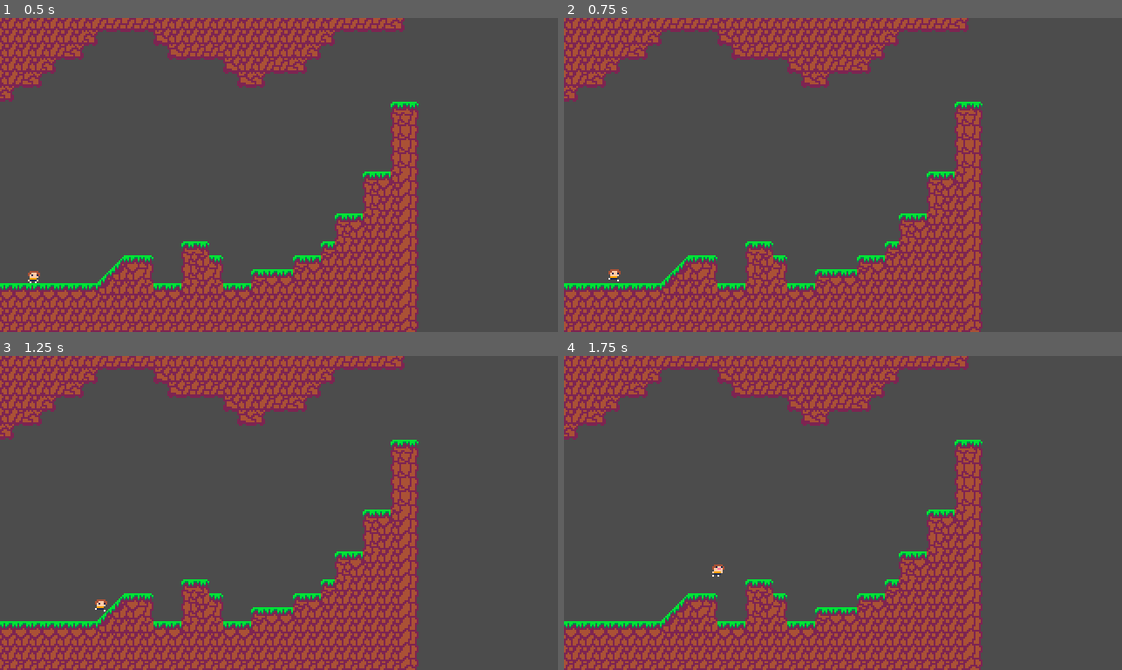
Above: before the commit, frames 1-4 (two rows, left to right).
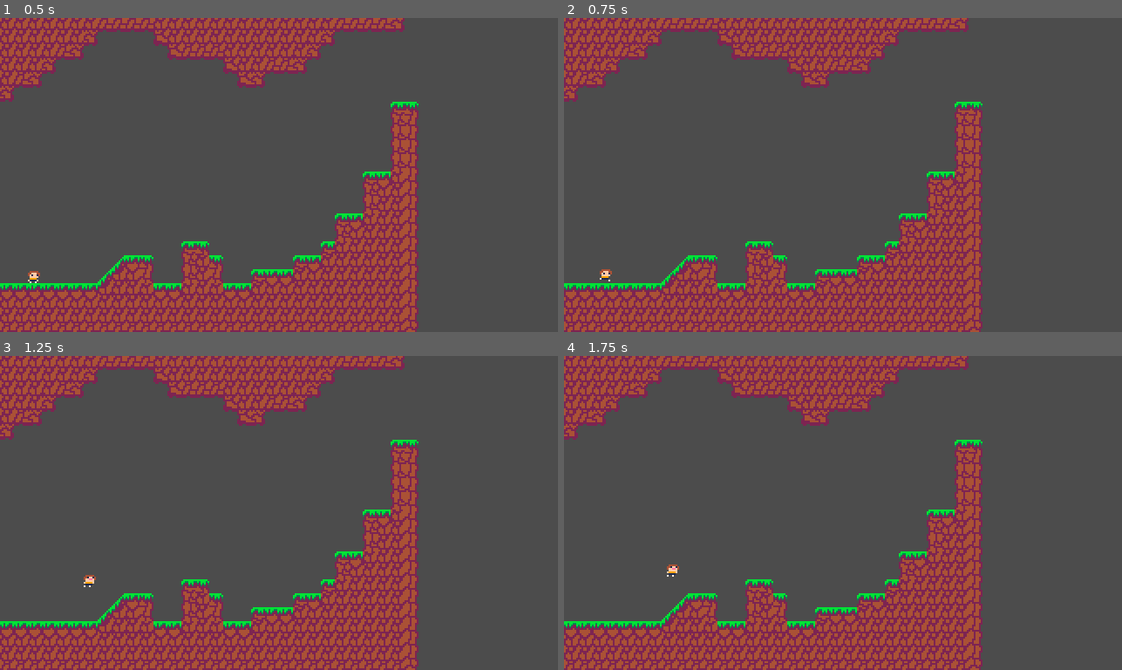
Above: after the commit, the same moments.

Repository: PrimedPixel/ProgrammingProject
Game: Godot game, scene res://DebugRoom.tscn
Two runs of this game, one before a commit and one after it. Both use one fixed random seed, a clock stepped at 60 frames per second and the inputs below.
Inputs:
- Up to frame 1 (0.5 s): no input
- Up to frame 2 (0.75 s): tap Enter at 0.5 s; hold Right (ui_right) from 0.53 s (still down); tap A (button_a, bound only after the commit) at 0.6 s
- Up to frame 3 (1.25 s): keep holding Right (ui_right); tap Space (ui_select) at 0.77, 1.07 s; tap D (button_d, bound only after the commit) at 0.8 s
- Up to frame 4 (1.75 s): keep holding Right (ui_right); tap D (button_d, bound only after the commit) at 1.35 s; tap Space (ui_select) at 1.52 s; tap S (button_s, bound only after the commit) at 1.55 s

Frame 1 is identical in both runs. In frame 2, 0.1% of the frame differs, in the area x 6-11%, y 80-84%; in frame 3, 0.1%; in frame 4, 0.1%, in the area x 18-29%, y 66-71%.

Commit message:
big brain mode

Diff:
--- a/DebugRoom.tscn
+++ b/DebugRoom.tscn
@@ -198,6 +198,11 @@
 0/autotile/z_index_map = [  ]
 0/occluder_offset = Vector2( 0, 0 )
 0/navigation_offset = Vector2( 0, 0 )
+0/shape_offset = Vector2( 0, 0 )
+0/shape_transform = Transform2D( 1, 0, 0, 1, 0, 0 )
+0/shape = SubResource( 1 )
+0/shape_one_way = false
+0/shape_one_way_margin = 1.0
 0/shapes = [ {
 "autotile_coord": Vector2( 0, 0 ),
 "one_way": false,
@@ -493,9 +498,15 @@
 1/autotile/spacing = 0
 1/autotile/occluder_map = [  ]
 1/autotile/navpoly_map = [  ]
+1/autotile/priority_map = [  ]
 1/autotile/z_index_map = [  ]
 1/occluder_offset = Vector2( 0, 0 )
 1/navigation_offset = Vector2( 0, 0 )
+1/shape_offset = Vector2( 0, 0 )
+1/shape_transform = Transform2D( 1, 0, 0, 1, 0, 0 )
+1/shape = SubResource( 48 )
+1/shape_one_way = false
+1/shape_one_way_margin = 1.0
 1/shapes = [ {
 "autotile_coord": Vector2( 0, 1 ),
 "one_way": false,
--- a/Player.gd
+++ b/Player.gd
@@ -7,6 +7,12 @@
 const air_frict = 0.02
 const grav = 200
 const jump_force = 128
+
+var key_jump = "ui_select"	#Spacebar is mapped to UI Select (to begin with)
+var key_up = "button_w"
+var key_down = "button_s"
+var key_left = "button_a"
+var key_right = "button_d"
 
 #Gross
 enum state {
@@ -25,10 +31,16 @@
 
 #Built in function from KinematicBody2D
 func _physics_process(delta):
+	var input_jump = Input.is_action_just_pressed(key_jump)
+	var input_up = Input.get_action_strength(key_up)
+	var input_down = Input.get_action_strength(key_down)
+	var input_left = Input.get_action_strength(key_left)
+	var input_right = Input.get_action_strength(key_right)
+
 	match player_state:
 		state.normal:
-			var x_input = Input.get_action_strength("ui_right") - Input.get_action_strength("ui_left")
-			var y_input = Input.get_action_strength("ui_up") - Input.get_action_strength("ui_down")
+			var x_input = input_right - input_left
+			var y_input = input_up - input_down
 
 			if x_input != 0:
 				motion.x += x_input * accel * delta		#Multiply by delta since occuring every frame
@@ -39,19 +51,19 @@
 
 			motion.y += grav * delta	#Multiply by delta since occuring every frame
 
-			if floor(motion.x) == 0:
+			if floor(abs(motion.x)) == 0:
 				animation.play("Idle")
 			else:
 				animation.play("Run")
 
 			if is_on_floor():
-				if Input.is_action_just_pressed("ui_up"):
+				if input_jump:
 					motion.y = -jump_force
 
 				if x_input == 0:
 					motion.x = lerp(motion.x, 0, ground_frict)
 			else:												#checks that we're moving up quickly
-				if Input.is_action_just_released("ui_up") and motion.y < -jump_force / 2:#variable jump height
+				if Input.is_action_just_released("ui_select") and motion.y < -jump_force / 2:#variable jump height
 					motion.y = -jump_force / 2
 
 				if x_input == 0:
@@ -67,3 +79,8 @@
 	motion = move_and_slide(motion, Vector2.UP)	#Moves the player node by the vector + automatically collides
 												#Also returns left over motion, meaning if collided
 												#It will return no movement, and stop for the next frame
+
+func _unhandled_input(event):
+	if event is InputEventKey:
+		if event.pressed and event.scancode == KEY_R:
+			get_tree().reload_current_scene()
--- a/Player.tscn
+++ b/Player.tscn
@@ -3,8 +3,9 @@
 [ext_resource path="res://ALL_PLAYER.png" type="Texture" id=1]
 [ext_resource path="res://Player.gd" type="Script" id=2]
 
-[sub_resource type="RectangleShape2D" id=1]
-extents = Vector2( 2.5, 3 )
+[sub_resource type="CapsuleShape2D" id=1]
+radius = 2.24118
+height = 2.43006
 
 [sub_resource type="Animation" id=2]
 resource_name = "Idle"
@@ -53,8 +54,7 @@
 "values": [ 0 ]
 }
 
-[sub_resource type="Animation" id=4]
-resource_name = "Run"
+[sub_resource type="Animation" id=5]
 length = 0.4
 loop = true
 tracks/0/type = "value"
@@ -80,11 +80,11 @@
 vframes = 3
 
 [node name="CollisionShape2D" type="CollisionShape2D" parent="."]
-position = Vector2( 0.5, -3 )
+position = Vector2( 0.649832, -3.37458 )
 shape = SubResource( 1 )
 
 [node name="AnimationPlayer" type="AnimationPlayer" parent="."]
 anims/Idle = SubResource( 2 )
-anims/Jump = SubResource( 5 )
-anims/RESET = SubResource( 3 )
-anims/Run = SubResource( 4 )
+anims/Jump = SubResource( 3 )
+anims/RESET = SubResource( 4 )
+anims/Run = SubResource( 5 )
--- a/project.godot
+++ b/project.godot
@@ -10,7 +10,6 @@
 
 _global_script_classes=[  ]
 _global_script_class_icons={
-
 }
 
 [application]
@@ -29,6 +28,33 @@
 window/stretch/mode="2d"
 window/stretch/aspect="keep"
 
+[input]
+
+button_w={
+"deadzone": 0.5,
+"events": [ Object(InputEventKey,"resource_local_to_scene":false,"resource_name":"","device":0,"alt":false,"shift":false,"control":false,"meta":false,"command":false,"pressed":false,"scancode":87,"unicode":0,"echo":false,"script":null)
+, Object(InputEventKey,"resource_local_to_scene":false,"resource_name":"","device":0,"alt":false,"shift":false,"control":false,"meta":false,"command":false,"pressed":false,"scancode":16777232,"unicode":0,"echo":false,"script":null)
+ ]
+}
+button_a={
+"deadzone": 0.5,
+"events": [ Object(InputEventKey,"resource_local_to_scene":false,"resource_name":"","device":0,"alt":false,"shift":false,"control":false,"meta":false,"command":false,"pressed":false,"scancode":65,"unicode":0,"echo":false,"script":null)
+, Object(InputEventKey,"resource_local_to_scene":false,"resource_name":"","device":0,"alt":false,"shift":false,"control":false,"meta":false,"command":false,"pressed":false,"scancode":16777231,"unicode":0,"echo":false,"script":null)
+ ]
+}
+button_s={
+"deadzone": 0.5,
+"events": [ Object(InputEventKey,"resource_local_to_scene":false,"resource_name":"","device":0,"alt":false,"shift":false,"control":false,"meta":false,"command":false,"pressed":false,"scancode":83,"unicode":0,"echo":false,"script":null)
+, Object(InputEventKey,"resource_local_to_scene":false,"resource_name":"","device":0,"alt":false,"shift":false,"control":false,"meta":false,"command":false,"pressed":false,"scancode":16777234,"unicode":0,"echo":false,"script":null)
+ ]
+}
+button_d={
+"deadzone": 0.5,
+"events": [ Object(InputEventKey,"resource_local_to_scene":false,"resource_name":"","device":0,"alt":false,"shift":false,"control":false,"meta":false,"command":false,"pressed":false,"scancode":68,"unicode":0,"echo":false,"script":null)
+, Object(InputEventKey,"resource_local_to_scene":false,"resource_name":"","device":0,"alt":false,"shift":false,"control":false,"meta":false,"command":false,"pressed":false,"scancode":16777233,"unicode":0,"echo":false,"script":null)
+ ]
+}
+
 [physics]
 
 common/enable_pause_aware_picking=true
Not shown: 2 places in Player.tscn that only renumber resources
